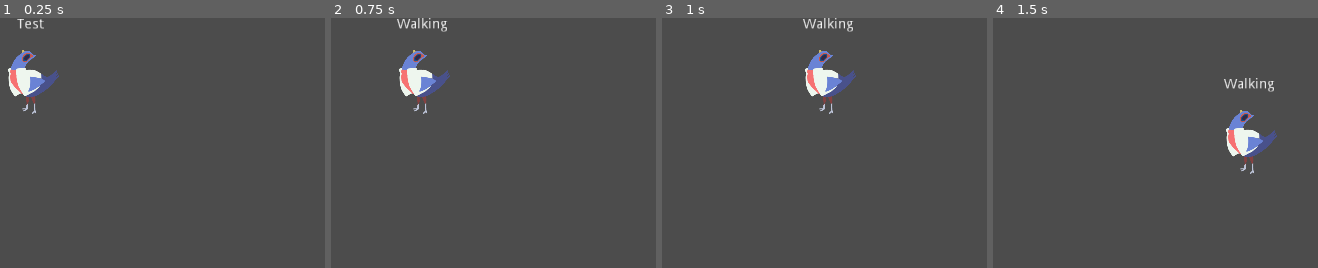
Above: before the commit, frames 1-4 (left to right).
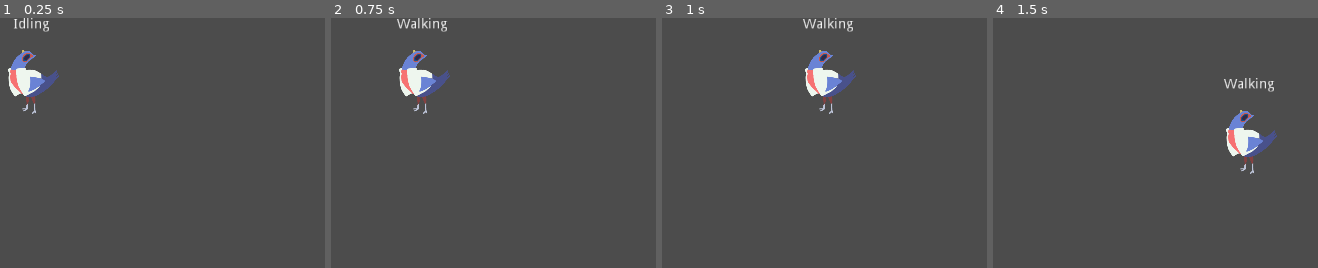
Above: after the commit, the same moments.

Repository: Alexzander-Stone/A-Squire-s-Tale
Game: Godot game, scene res://World.tscn
The game is run twice, just before and just after one commit, with the same random seed, the same clock (stepped at 60 frames per second) and the same inputs.
Inputs:
- Up to frame 1 (0.25 s): no input
- Up to frame 2 (0.75 s): tap Enter at 0.5 s; hold Right (ui_right) from 0.53 s (still down)
- Up to frame 3 (1 s): keep holding Right (ui_right)
- Up to frame 4 (1.5 s): release Right (ui_right) at 1.28 s; hold Down (ui_down) from 1.28 s (still down)

The runs differ from the first frame. In frame 1, 0.3% of the frame differs, in the area x 4-16%, y 0-6%; in frame 2, nothing differs; in frame 3, nothing differs; in frame 4, nothing differs.

Commit message:
Initial state name is represented correctly

Diff:
--- a/Player/Label.gd
+++ b/Player/Label.gd
@@ -7,6 +7,7 @@
 func _ready():
 	state_machine = owner.find_node("StateMachine")
 	state_machine.connect("state_changed", self, "change_state_name")
+	text = str(state_machine.current_state.name)
 
 func change_state_name(current_state):
 	text = str(current_state.name)
